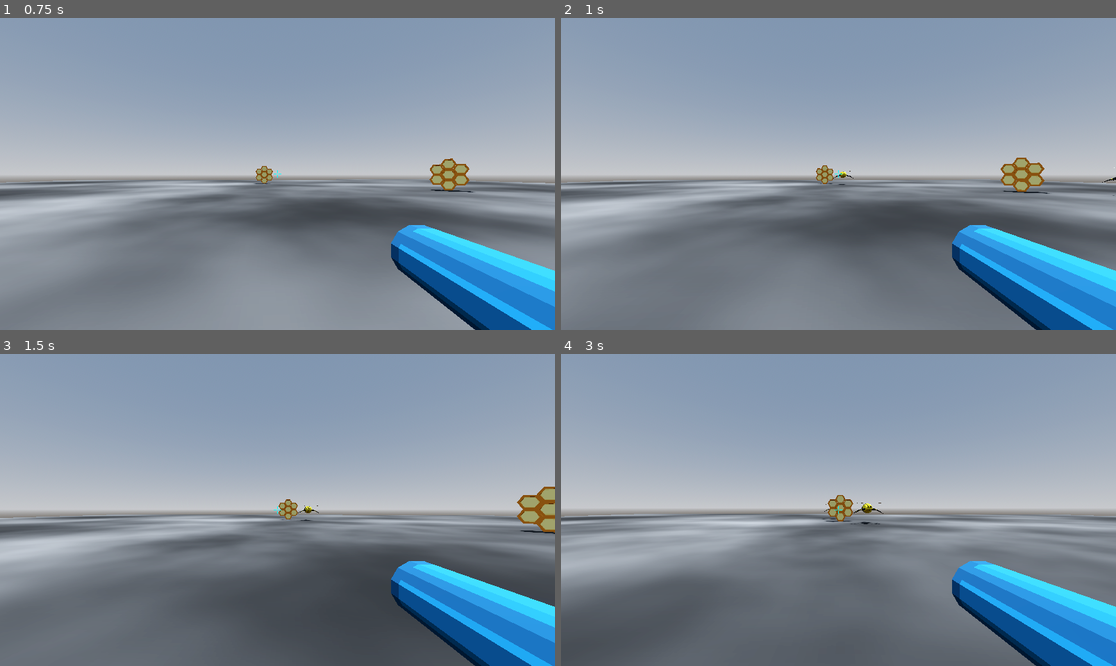
Above: before the commit, frames 1-4 (two rows, left to right).
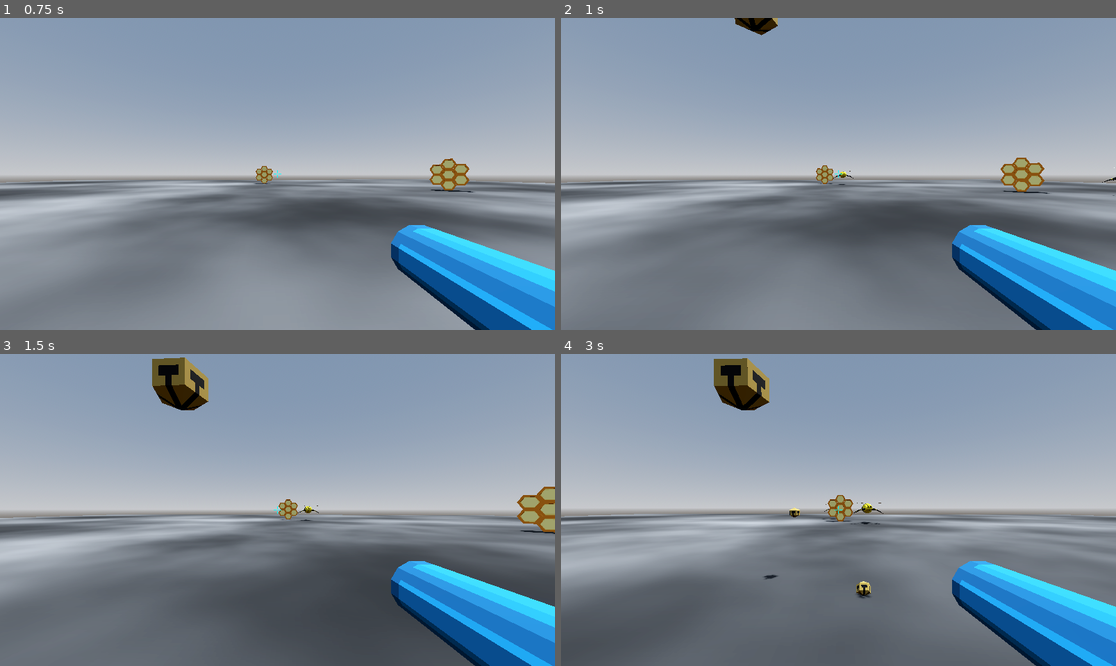
Above: after the commit, the same moments.

Repository: partkyle/bellhivers
Game: Godot game, scene res://scenes/main.tscn
The game is run twice, just before and just after one commit, with the same random seed, the same clock (stepped at 60 frames per second) and the same inputs.
Inputs (mouse positions are in pixels of both pictures, inside the frame that each line leads up to):
- Up to frame 1 (0.75 s): tap Enter at 0.5 s; move the mouse to (305, 174) at 0.52 s; hold W (move_up) from 0.53 s (still down); click (305, 174) at 0.6 s
- Up to frame 2 (1 s): keep holding W (move_up); tap 1 (grenade, bound only after the commit) at 0.8 s
- Up to frame 3 (1.5 s): keep holding W (move_up); move the mouse to (249, 510) at 1.27 s; tap 1 (grenade, bound only after the commit) at 1.35 s
- Up to frame 4 (3 s): keep holding W (move_up); click (810, 510) at 1.55 s; move the mouse to (849, 503) at 2.02 s; click (849, 503) at 2.1 s; tap 1 (grenade, bound only after the commit) at 2.3, 2.85 s; move the mouse to (832, 516) at 2.77 s

Frame 1 is identical in both runs. In frame 2, 0.3% of the frame differs, in the area x 31-40%, y 0-6%; in frame 3, 1.4%; in frame 4, 1.6%, in the area x 27-56%, y 1-79%.

Commit message:
bell grenade

Diff:
--- a/bodies/bee.tscn
+++ b/bodies/bee.tscn
@@ -6,7 +6,9 @@
 [sub_resource type="CylinderShape3D" id="CylinderShape3D_pfi07"]
 radius = 10.0
 
-[sub_resource type="CapsuleShape3D" id="CapsuleShape3D_o6ivj"]
+[sub_resource type="CapsuleShape3D" id="CapsuleShape3D_kqeck"]
+radius = 0.7
+height = 2.905
 
 [node name="Bee" type="CharacterBody3D"]
 collision_layer = 2
@@ -23,8 +25,8 @@
 shape = SubResource("CylinderShape3D_pfi07")
 
 [node name="CollisionShape3D" type="CollisionShape3D" parent="."]
-transform = Transform3D(1.49076, 0, 0, 0, -7.10092e-08, 1.33369, 0, -1.6245, -5.82975e-08, 0, 1.53904, 0.140157)
-shape = SubResource("CapsuleShape3D_o6ivj")
+transform = Transform3D(1, 0, 0, 0, -4.37114e-08, 1, 0, -1, -4.37114e-08, 0, 1.53904, 0.140157)
+shape = SubResource("CapsuleShape3D_kqeck")
 
 [connection signal="body_entered" from="player_locator" to="." method="_on_player_locator_body_entered"]
 [connection signal="body_exited" from="player_locator" to="." method="_on_player_locator_body_exited"]
--- a/bodies/player.tscn
+++ b/bodies/player.tscn
@@ -1,7 +1,6 @@
-[gd_scene load_steps=6 format=3 uid="uid://beepb4m8e6685"]
+[gd_scene load_steps=5 format=3 uid="uid://beepb4m8e6685"]
 
 [ext_resource type="Script" path="res://scripts/player.gd" id="1_whwnc"]
-[ext_resource type="PackedScene" uid="uid://b6p0s4rb7x6rk" path="res://bodies/bullet.tscn" id="2_3hw4m"]
 [ext_resource type="PackedScene" uid="uid://csiod4xs6bts6" path="res://bodies/gun_inherited.tscn" id="2_c3pai"]
 
 [sub_resource type="CapsuleShape3D" id="CapsuleShape3D_p7v33"]
@@ -10,7 +9,6 @@
 
 [node name="Player" type="CharacterBody3D"]
 script = ExtResource("1_whwnc")
-bullet_scn = ExtResource("2_3hw4m")
 
 [node name="CollisionShape3D" type="CollisionShape3D" parent="."]
 transform = Transform3D(1, 0, 0, 0, 1, 0, 0, 0, 1, 0, 1, 0)
@@ -28,3 +26,6 @@
 transform = Transform3D(1, 0, 0, 0, 1, 0, 0, 0, 1, 0.683, -0.5, -0.5)
 
 [node name="Camera" type="Camera3D" parent="CameraGunWrapper"]
+
+[node name="GrenadeTossPoint" type="Node3D" parent="."]
+transform = Transform3D(1, 0, 0, 0, 1, 0, 0, 0, 1, -0.5, 1.25, -0.75)
--- a/project.godot
+++ b/project.godot
@@ -46,6 +46,11 @@
 "events": [Object(InputEventMouseButton,"resource_local_to_scene":false,"resource_name":"","device":-1,"window_id":0,"a …(257 unchanged characters)…
 ]
 }
+grenade={
+"deadzone": 0.5,
+"events": [Object(InputEventKey,"resource_local_to_scene":false,"resource_name":"","device":-1,"window_id":0,"alt_pressed":false,"shift_pressed":false,"ctrl_pressed":false,"meta_pressed":false,"pressed":false,"keycode":0,"physical_keycode":49,"key_label":0,"unicode":49,"echo":false,"script":null)
+]
+}
 
 [layer_names]
 
--- /dev/null
+++ b/projectiles/bell_grenade.tscn
@@ -0,0 +1,21 @@
+[gd_scene load_steps=4 format=3 uid="uid://c2ydtvwb165ys"]
+
+[ext_resource type="Script" path="res://scripts/bell_grenade.gd" id="2_6bqyx"]
+[ext_resource type="PackedScene" uid="uid://u3d5y743nxfv" path="res://projectiles/bell_grenade_inherited.tscn" id="2_ylamx"]
+
+[sub_resource type="SphereShape3D" id="SphereShape3D_s0562"]
+radius = 0.125
+
+[node name="BellGrenade" type="RigidBody3D"]
+collision_layer = 0
+collision_mask = 4
+max_contacts_reported = 1
+contact_monitor = true
+script = ExtResource("2_6bqyx")
+
+[node name="CollisionShape3D" type="CollisionShape3D" parent="."]
+shape = SubResource("SphereShape3D_s0562")
+
+[node name="bell_grenade" parent="." instance=ExtResource("2_ylamx")]
+
+[connection signal="body_entered" from="." to="." method="_on_body_entered"]
--- /dev/null
+++ b/projectiles/bell_grenade_inherited.tscn
@@ -0,0 +1,5 @@
+[gd_scene load_steps=2 format=3 uid="uid://u3d5y743nxfv"]
+
+[ext_resource type="PackedScene" uid="uid://dpsvqcqtbw27l" path="res://assets/bell_grenade.glb" id="1_5bivk"]
+
+[node name="bell_grenade" instance=ExtResource("1_5bivk")]
--- a/scenes/main.tscn
+++ b/scenes/main.tscn
@@ -30,6 +30,9 @@
 [sub_resource type="PlaneMesh" id="PlaneMesh_xdwd5"]
 size = Vector2(100, 100)
 
+[sub_resource type="ConcavePolygonShape3D" id="ConcavePolygonShape3D_nwrrb"]
+data = PackedVector3Array(50, 0, 50, -50, 0, 50, 50, 0, -50, -50, 0, 50, -50, 0, -50, 50, 0, -50)
+
 [node name="Main" type="Node3D"]
 transform = Transform3D(1, 0, 0, 0, 1, 0, 0, 0, 1, 0, 0, -18.6472)
 
@@ -57,13 +60,10 @@
 
 [node name="Player" parent="." instance=ExtResource("2_ay3iu")]
 transform = Transform3D(1, 0, 0, 0, 1, 0, 0, 0, 1, 0, 0, 11.3764)
+grenade_force = 500
 
 [node name="Enemies" type="Node3D" parent="."]
 transform = Transform3D(1, 0, 0, 0, 1, 0, 0, 0, 1, 0, 0, -8.14768)
-
-[node name="MeshInstance3D" type="MeshInstance3D" parent="."]
-material_override = SubResource("StandardMaterial3D_15pio")
-mesh = SubResource("PlaneMesh_xdwd5")
 
 [node name="Debug" type="Node3D" parent="."]
 script = ExtResource("3_5ilbs")
@@ -86,3 +86,15 @@
 grow_vertical = 2
 texture = ExtResource("5_v1on8")
 stretch_mode = 3
+
+[node name="Floor" type="StaticBody3D" parent="."]
+collision_layer = 4
+collision_mask = 0
+
+[node name="MeshInstance3D" type="MeshInstance3D" parent="Floor"]
+material_override = SubResource("StandardMaterial3D_15pio")
+mesh = SubResource("PlaneMesh_xdwd5")
+skeleton = NodePath("../..")
+
+[node name="CollisionShape3D" type="CollisionShape3D" parent="Floor"]
+shape = SubResource("ConcavePolygonShape3D_nwrrb")
--- /dev/null
+++ b/scripts/bell_grenade.gd
@@ -0,0 +1,5 @@
+class_name BellGrenade
+extends RigidBody3D
+
+func _on_body_entered(body):
+	freeze = true
--- a/scripts/player.gd
+++ b/scripts/player.gd
@@ -1,13 +1,16 @@
 extends CharacterBody3D
 
-@export var bullet_scn : PackedScene
+@export var bullet_scn : PackedScene = preload('res://projectiles/bullet.tscn')
+@export var bell_grenade_scn : PackedScene = preload('res://projectiles/bell_grenade.tscn')
 @export var speed = 5.0
 @export var camera_speed := 0.001
 @export var hitscan_max_distance := 1000
+@export var grenade_force := 100
 
 @onready var camera_wrapper = $CameraGunWrapper
 @onready var camera = $CameraGunWrapper/Camera
 @onready var gun : Gun = $CameraGunWrapper/Gun
+@onready var grenade_toss_point = $GrenadeTossPoint
 
 func _input(event):
 	if event is InputEventMouseMotion:
@@ -18,6 +21,9 @@
 func _physics_process(delta):
 	if Input.is_action_just_pressed("fire"):
 		fire_hitscan()
+
+	if Input.is_action_just_pressed('grenade'):
+		throw_grenade()
 
 	# Get the input direction and handle the movement/deceleration.
 	# As good practice, you should replace UI actions with custom gameplay actions.
@@ -34,13 +40,23 @@
 
 
 
+func throw_grenade():
+	var g :RigidBody3D = bell_grenade_scn.instantiate()
+	get_tree().root.add_child(g)
+	g.global_position = grenade_toss_point.global_position
+	g.apply_central_force(-camera_basis().z * grenade_force + camera_basis().y * grenade_force)
+
+
+func camera_basis() -> Basis:
+	return basis * camera_wrapper.basis
+
 func fire_hitscan():
 	var space_state = get_world_3d().direct_space_state
 	# use global coordinates, not local to node
 	var start = camera.global_position
 	# need to take into account the player roration and the camera rotation, because they
 	# combined are the way the gun is pointing
-	var end = camera.global_position + (-(basis * camera_wrapper.basis).z * hitscan_max_distance)
+	var end = camera.global_position + (-(camera_basis()).z * hitscan_max_distance)
 
 	var query = PhysicsRayQueryParameters3D.create(start, end)
 	query.collide_with_areas = true
Binary file added: assets/bell_grenade.glb
Not shown, added: assets/bell_grenade.glb.import
Binary file added: assets/bell_grenade.png
Not shown, added: assets/bell_grenade.png.import
Binary file added: assets/bell_grenade_0.png
Not shown, added: assets/bell_grenade_0.png.import
Not shown: 2 places in projectiles/bullet.tscn that only renumber resources
Not shown: 1 places in scenes/main.tscn that only renumber resources
Not shown, changed: TODO.md
Not shown, added: assets/bell_grenade.bbmodel
